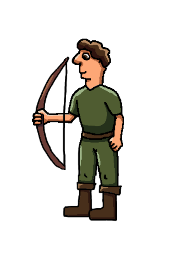
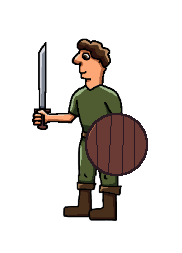
Two versions of the same layered image (182 x 253). Layer-by-layer changes:
added layer "Layer" above "left arm" over [85, 113, 148, 176]
showed "sword" over [33, 42, 51, 130]
hid "bow" over [35, 56, 70, 170]
